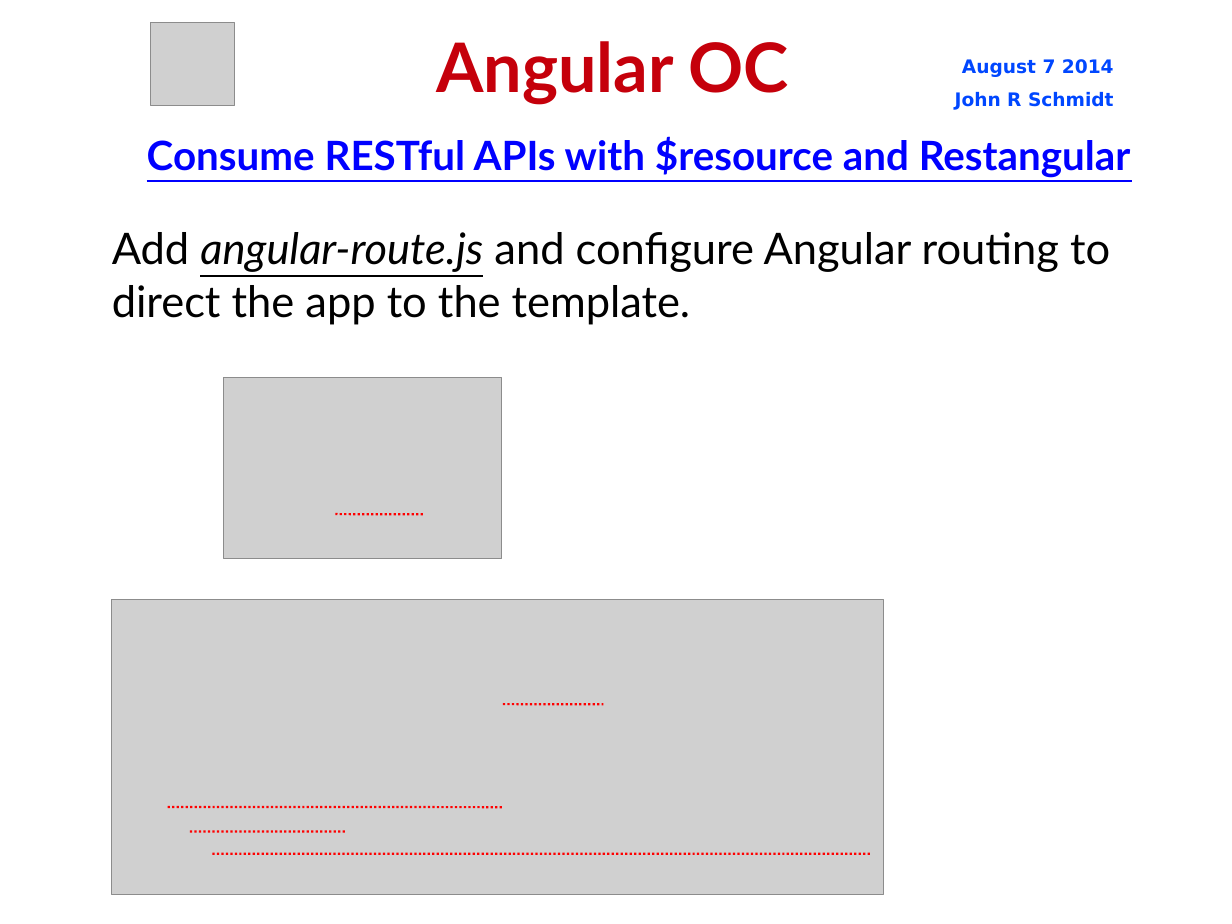
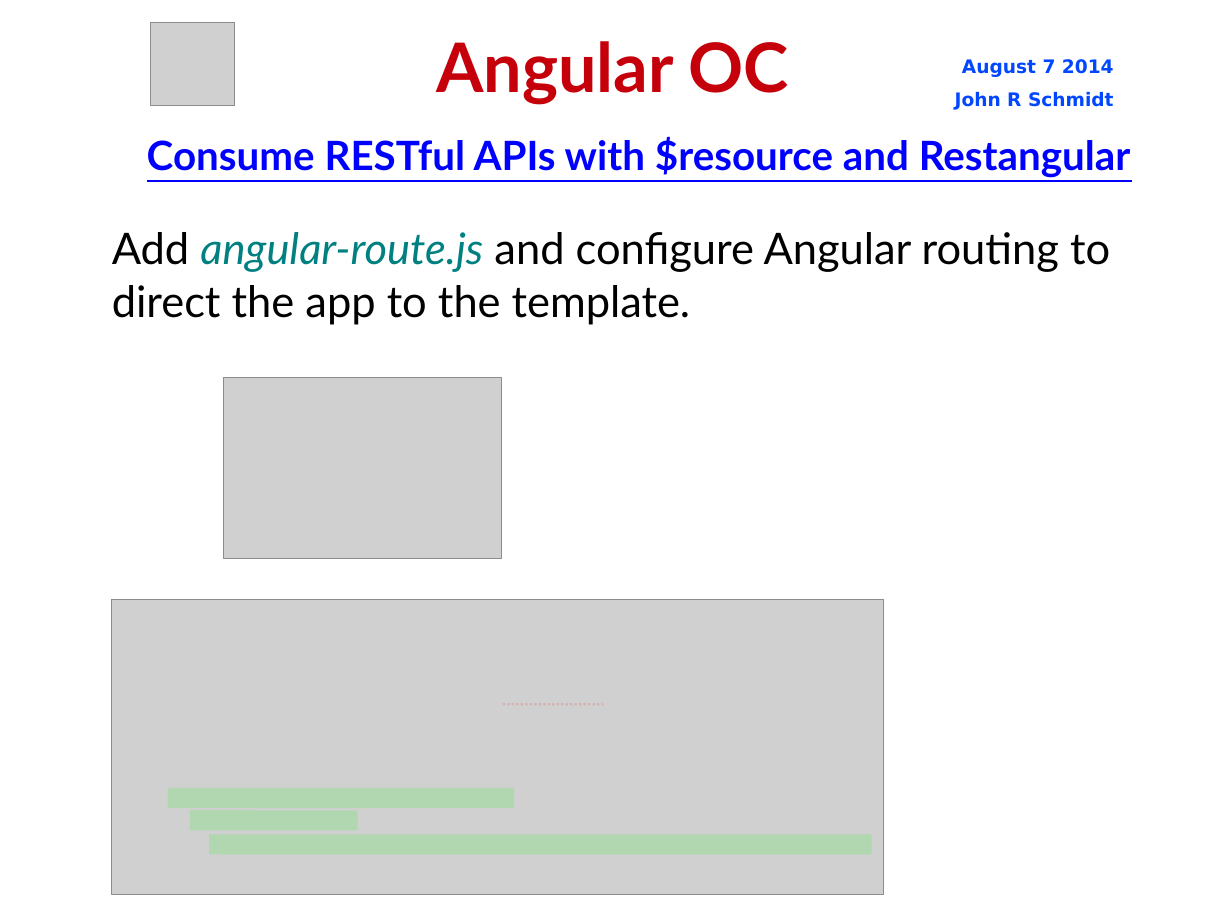
Before and after one commit to jrschmidt/fifa-angular-rest-demo, a slide deck: slide 22 of fifa.odp. Drawn at 1232x924 pixels with LibreOffice and Linux fonts; fonts in the diff are those of the drawing; grey boxes stand for pictures; background and template pictures are left out. Boxes give left, top, right and bottom in pixels: in the first picture for what was removed or moved away, otherwise in the second. Text is boxed around its words. In the diff, an @@ line names an element or a change of style, - is before the commit and + after.

Commit message:
change styles for some elements in the presentation

```diff
--- a/fifa.odp
+++ b/fifa.odp
@@ subtitle "Add angular-route.js and configure Angular ..." at [112,232,1110,325]: text colour #000000 to #008080, underline off in "angular-route.js" @@
@@ line removed from (335, 514) to (425, 514) @@
@@ line moved from (168, 807) - (503, 807) to (168, 798) - (514, 798) @@
@@ line (168, 798) - (514, 798): stroke #FF0000 1.45 pt to #00FF00 12.95 pt @@
@@ line moved from (190, 832) - (347, 832) to (190, 821) - (358, 821) @@
@@ line (190, 821) - (358, 821): stroke #FF0000 1.45 pt to #00FF00 12.95 pt @@
@@ line moved from (212, 854) - (872, 854) to (209, 845) - (872, 845) @@
@@ line (209, 845) - (872, 845): stroke #FF0000 1.45 pt to #00FF00 12.95 pt @@
```
Also in this commit, not shown: 15 other slides changed.
